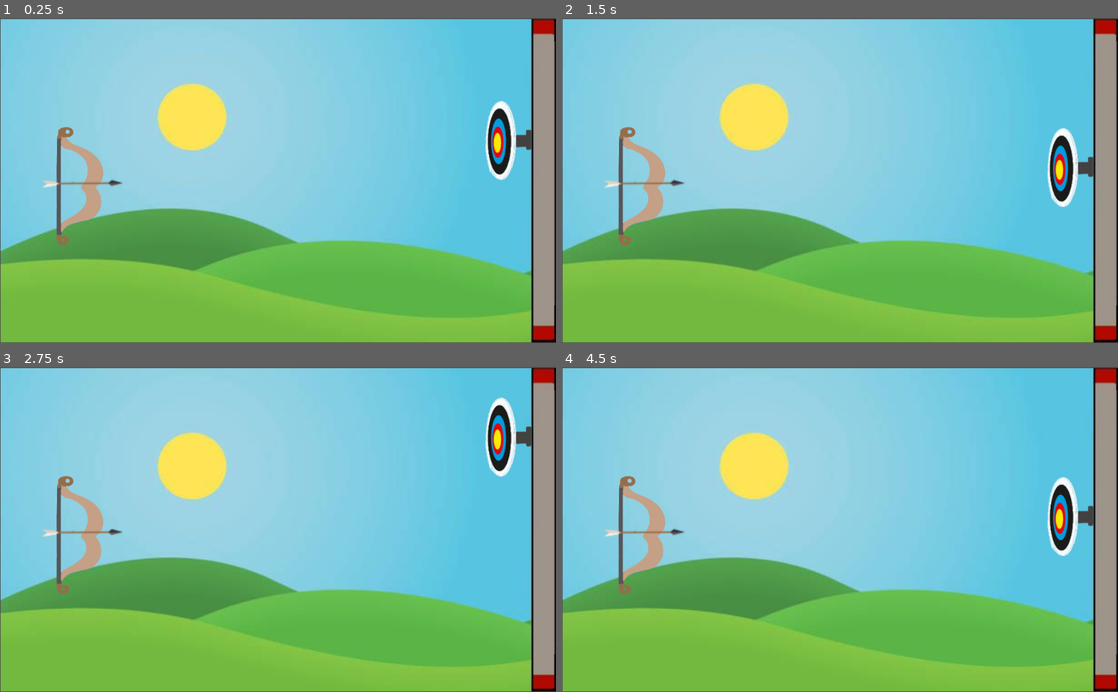
Above: before the commit, frames 1-4 (two rows, left to right).
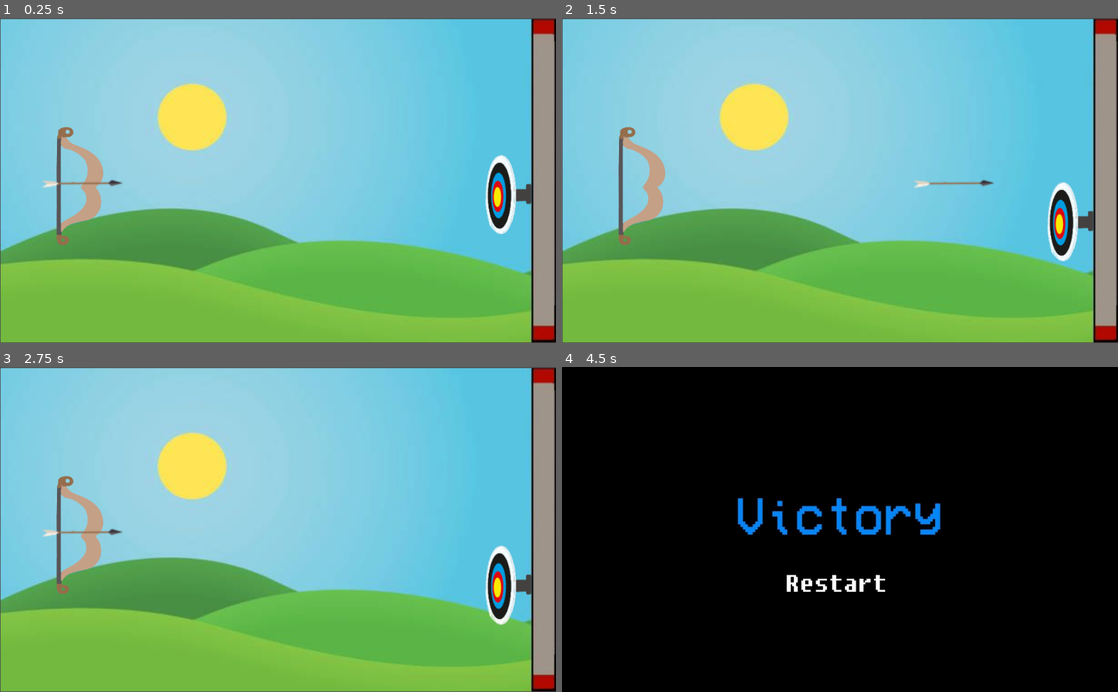
Above: after the commit, the same moments.

Repository: brunocordioli072/NotSoCreativeArcheryGame
Game: Godot game, scene res://Game.tscn
Two runs of this game, one before a commit and one after it. Both use one fixed random seed, a clock stepped at 60 frames per second and the inputs below.
Inputs (mouse positions are in pixels of both pictures, inside the frame that each line leads up to):
- Up to frame 1 (0.25 s): no input
- Up to frame 2 (1.5 s): hold Right (ui_right) 0.53-1.28 s; hold Left (ui_left) from 1.28 s (still down)
- Up to frame 3 (2.75 s): release Left (ui_left) at 2 s; click (278, 581) at 2.02 s
- Up to frame 4 (4.5 s): hold Right (ui_right) 2.78-4.28 s; tap Enter at 4.25 s; hold Left (ui_left) from 4.28 s (still down)

The runs differ from the first frame. In frame 1, 2.2% of the frame differs, in the area x 87-96%, y 25-67%; in frame 2, 2.5%; in frame 3, 2.4%; in frame 4, 100%, in the area x 0-100%, y 0-100%.

Commit message:
feat: refactored most code

Diff:
--- a/Arrow.gd
+++ b/Arrow.gd
@@ -1,30 +1,34 @@
 extends KinematicBody2D
-export(int) var SPEED: int = 0
+export(int) var SPEED: int = 10
 export(int) var VICTORY: bool = false
 
 var velocity = Vector2()
 
-var count = 0
-var start_counting = false
+var time = 0
+var start_timer = false
 var initial_position = Vector2()
 
 func _ready():
 	initial_position = global_position
 
 func _physics_process(delta):
-	if count == 120:
-		global_position = initial_position
-		velocity = Vector2()
-
-	if start_counting == true and VICTORY != true:
-		count += 1
-
+	# start action, send arrow to right
 	if Input.is_action_pressed("ui_right"):
-		start_counting = true
-		SPEED = 10
+		start_timer = true
 		velocity = Vector2.RIGHT.normalized() * SPEED
 
-
+	# check if had collision based on the return of move_and_collide
 	var collision = move_and_collide(velocity)
 	if collision != null:
 		VICTORY = true
+
+	# starts timer if start_timer == true and VICTORY is false
+	if start_timer == true and VICTORY == false:
+		time += 1
+
+	# if timer == 120 reset arrow to the begin, reseting all variables
+	if time == 120:
+		global_position = initial_position
+		velocity = Vector2()
+		start_timer = false
+		time = 0
--- a/Game.gd
+++ b/Game.gd
@@ -5,5 +5,3 @@
 	var victory = get_node("Arrow").get("VICTORY")
 	if victory == true:
 		$Victory.visible = true
-	if Input.is_action_pressed("ui_left"):
-		get_tree().reload_current_scene()
--- a/Target.gd
+++ b/Target.gd
@@ -2,38 +2,33 @@
 
 export (int) var speed = 200
 
-var velocity = Vector2()
-var count = 0
-var limit = 50
+var velocity = Vector2(0, 1)
+var timer = 0
+var timer_limit = 60
 var direction = "up"
 
 func change_direction():
-	if count == limit:
-		# add pixels to travel for down direction
-		if limit == 50:
-			limit += 70
+	if direction == "up":
+			velocity.y = -1
+			direction = "down"
+	else:
+		velocity.y = 1
+		direction = "up"
 
-		# change direction
-		if direction == "up":
-			direction = "down"
-		else:
-			direction = "up"
-
-		# reset
-		count = 0
-	count += 1
-
-func move_target():
-	velocity = Vector2()
-
-	if direction == "down":
-		velocity.y += 1
-	if direction == "up":
-		velocity.y -= 1
-
-	velocity = velocity.normalized() * speed
+	timer = 0
 
 func _physics_process(delta):
-	change_direction()
-	move_target()
-	velocity = move_and_slide(velocity)
+	# init timer
+	timer += 1
+
+	# move
+	velocity = velocity.normalized() * speed
+	move_and_slide(velocity)
+
+	# change direction if timer = timer_limit
+	if timer == timer_limit:
+		# add time to travel for down direction
+		if timer_limit == 60:
+			timer_limit = 100
+
+		change_direction()
--- a/TextureButton.gd
+++ b/TextureButton.gd
@@ -1,14 +1,7 @@
 extends TextureButton
 
-
-# Declare member variables here. Examples:
-# var a = 2
-# var b = "text"
-
-# Called when the node enters the scene tree for the first time.
 func _ready():
 	pass # Replace with function body.
 
 func _toggled(button_pressed):
-#	print("to aqui")
 	get_tree().reload_current_scene()
